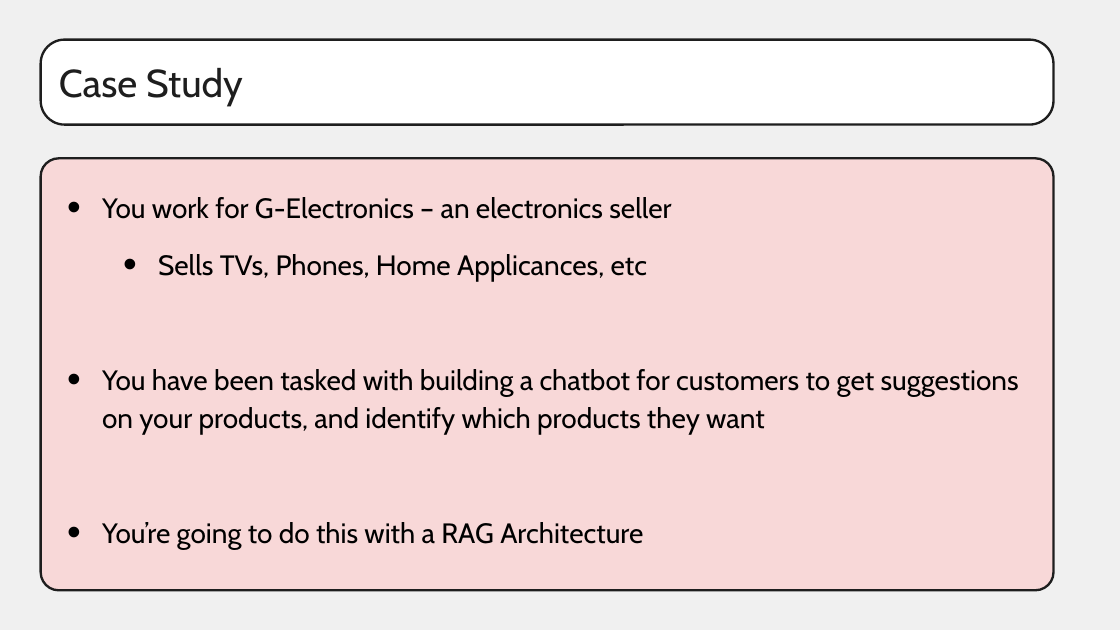
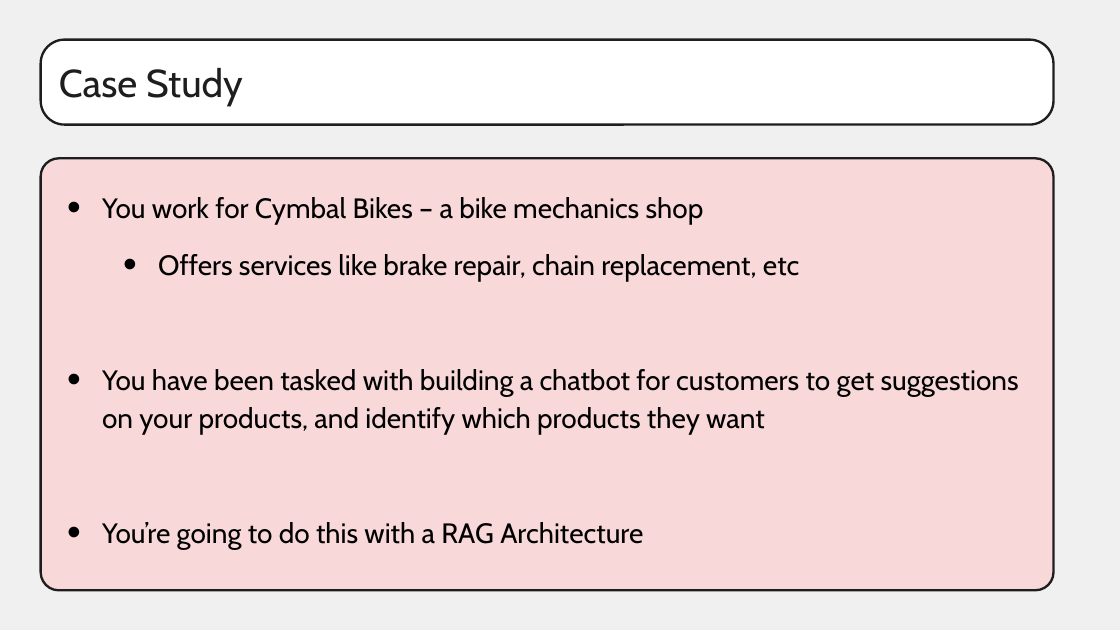
Before and after one commit to ro1406/rag-with-gemini, a slide deck: slide 4 of Intro To RAG.pptx. Drawn at 1120x630 pixels with LibreOffice and Linux fonts; fonts in the diff are those of the drawing. Boxes give left, top, right and bottom in pixels: in the first picture for what was removed or moved away, otherwise in the second. Text is boxed around its words. In the diff, an @@ line names an element or a change of style, - is before the commit and + after.

```diff
--- a/Intro To RAG.pptx
+++ b/Intro To RAG.pptx
@@ text at <box>102,197,799,281</box>: text changed @@
-• You work for G-Electronics – an electronics seller
-  • Sells TVs, Phones, Home Applicances, etc
+• You work for Cymbal Bikes – a bike mechanics shop
+  • Offers services like brake repair, chain replacement, etc
```
Also in this commit, not shown: 11 other slides changed, 2 slides added, 2 slides removed.
